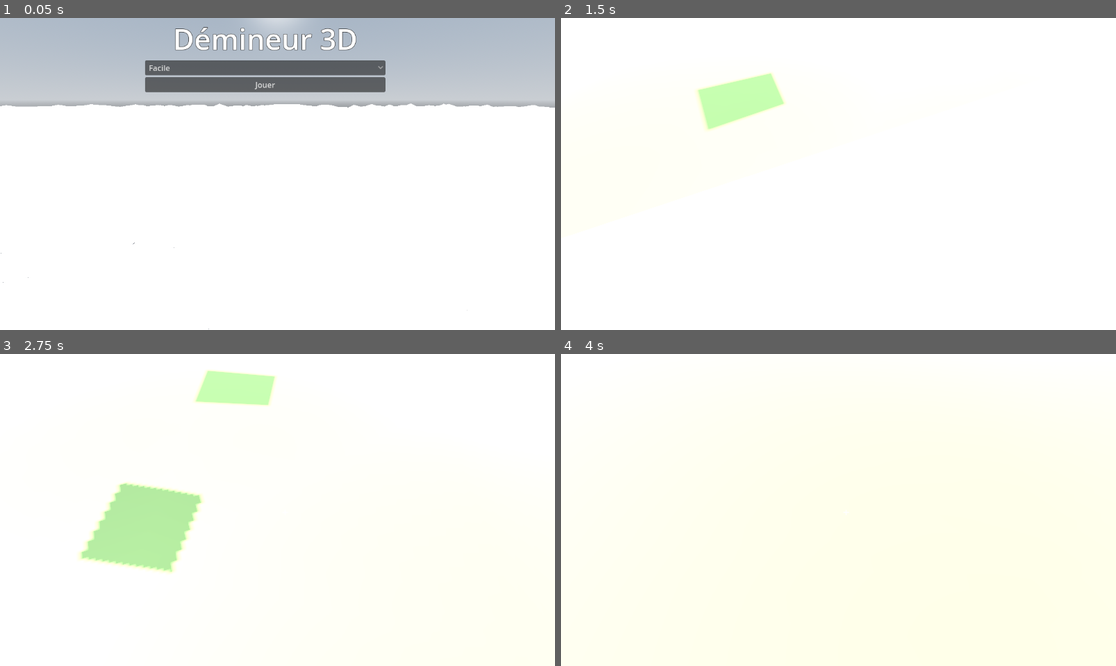
Above: before the commit, frames 1-4 (two rows, left to right).
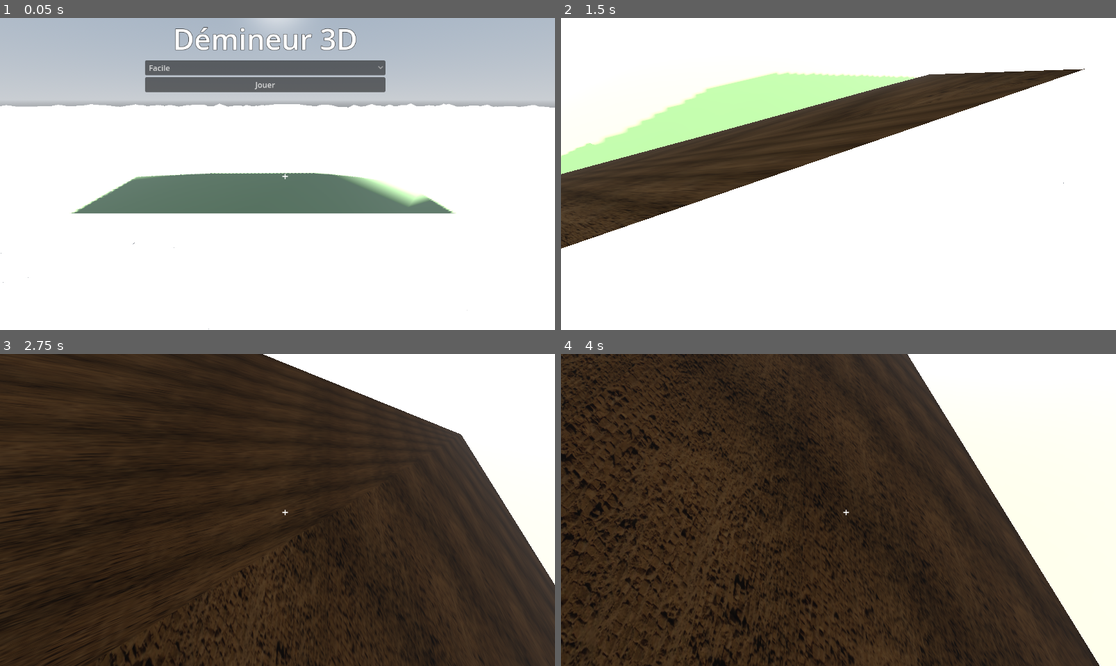
Above: after the commit, the same moments.

Repository: elebras1/Demineur3D
Game: Godot game, scene res://main_menu/main_menu.tscn
The game is run twice, just before and just after one commit, with the same random seed, the same clock (stepped at 60 frames per second) and the same inputs.
Inputs (mouse positions are in pixels of both pictures, inside the frame that each line leads up to):
- Up to frame 1 (0.05 s): no input
- Up to frame 2 (1.5 s): click "Jouer" at 0.5 s; tap Enter at 1.25 s; move the mouse to (866, 174) at 1.27 s; hold D from 1.28 s (still down); hold Z from 1.28 s (still down); click (866, 174) at 1.42 s
- Up to frame 3 (2.75 s): tap Space at 1.52, 2.27 s; move the mouse to (249, 510) at 2.02 s; release D at 2.03 s; release Z at 2.03 s; hold S from 2.03 s (still down); tap Q at 2.1 s
- Up to frame 4 (4 s): move the mouse to (849, 503) at 2.77 s; release S at 2.78 s; hold Z 2.78-3.53 s; hold D from 2.78 s (still down); move the mouse to (832, 516) at 3.52 s; tap Q at 3.6 s; click (832, 516) at 3.67 s; tap Space at 3.77 s

The runs differ from the first frame. In frame 1, 7.1% of the frame differs, in the area x 12-83%, y 49-63%; in frame 2, 20%; in frame 3, 87%, in the area x 0-100%, y 0-100%; in frame 4, 80%.

Commit message:
feat pyramide

Diff:
--- a/checkerboard.gd
+++ b/checkerboard.gd
@@ -11,8 +11,11 @@
 var board: Array = []
 var is_first_click: bool = true
 var is_generating: bool = false
+var pyramid: Pyramid
 
 func _ready():
+	pyramid = Pyramid.new()
+	pyramid.create(grid_width, grid_height, cell_size, self)
 	await generate_empty_grid_3d()
 	print("Grille prête - Cliquez pour commencer !")
 
@@ -25,7 +28,7 @@
 			add_child(cell)
 			cell.position = Vector3(x * cell_size, 0, y * cell_size)
 
-			cell.grid_pos = Vector2i(x, y)  # Format (x, y)
+			cell.grid_pos = Vector2i(x, y)
 			cell.parent_grid = self
 			cell.is_dark = (x + y) % 2 == 1
 			cell.state = 0
@@ -48,25 +51,17 @@
 	var safe_radius = 1
 	var max_zero_ratio = 0.5
 
-	# CRITIQUE : Convertir (x, y) en (row, col)
-	# first_click.x = colonne, first_click.y = ligne
-	# Le générateur attend Vector2i(row, col)
 	var first_click_rowcol = Vector2i(first_click.y, first_click.x)
 
 	print("Conversion en (row, col) = (", first_click_rowcol.x, ", ", first_click_rowcol.y, ")")
 
-	# Génère le board
-	# use_solvable = false pour génération rapide garantissant un 0
-	# use_solvable = true pour grille garantie solvable (plus lent)
 	board = generator.create_board(grid_height, grid_width, num_mines, first_click_rowcol, safe_radius, max_zero_ratio, false)
 
-	# Vérifie qu'il n'y a pas de mine à la position cliquée
 	if board[first_click.y][first_click.x]["mine"]:
 		print("ERREUR : Mine détectée au premier clic !")
 	else:
 		print("OK : Pas de mine au premier clic")
 
-	# Met à jour toutes les cellules avec les vraies valeurs
 	for y in range(grid_height):
 		for x in range(grid_width):
 			var cell = grid[y][x]
@@ -80,11 +75,9 @@
 	is_first_click = false
 	print("Board généré ! Révélation de la première case...")
 
-	# Révèle automatiquement la case cliquée
 	var clicked_cell = grid[first_click.y][first_click.x]
 	clicked_cell.reveal()
 
-# Appelé par les cellules lors d'un clic
 func on_cell_clicked(cell: Cell):
 	if is_generating:
 		return
@@ -94,14 +87,12 @@
 	else:
 		cell.reveal()
 
-# Appelé par les cellules lors d'un clic droit
 func on_cell_right_clicked(cell: Cell):
 	if is_first_click or is_generating:
 		return
 
 	cell.toggle_flag()
 
-# Met à jour seulement les cellules spécifiées
 func update_specific_cells(changed_cells: Array):
 	for pos in changed_cells:
 		var x = pos.x
--- /dev/null
+++ b/pyramid.gd
@@ -0,0 +1,148 @@
+extends Node3D
+
+class_name Pyramid
+
+var pyramid_mesh: MeshInstance3D
+var pyramid_body: StaticBody3D
+var pyramid_height: float
+
+func create(grid_width: int, grid_height: int, cell_size: float, parent: Node3D):
+	var static_body = StaticBody3D.new()
+	parent.add_child(static_body)
+	pyramid_body = static_body
+
+	var mesh_instance = MeshInstance3D.new()
+	static_body.add_child(mesh_instance)
+
+	var top_width = grid_width * cell_size
+	var top_depth = grid_height * cell_size
+
+	var base_multiplier = 7.0
+	var base_width = top_width * base_multiplier
+	var base_depth = top_depth * base_multiplier
+
+	var horizontal_distance = (base_width - top_width) / 2.0
+	pyramid_height = horizontal_distance * 0.65
+
+	var surface_tool = SurfaceTool.new()
+	surface_tool.begin(Mesh.PRIMITIVE_TRIANGLES)
+
+	# Sommets de la tête plate (en haut)
+	var top_positions = [
+		Vector3(-0.5, 0, -0.5),
+		Vector3(top_width -0.5, 0, -0.5),
+		Vector3(top_width -0.5, 0, top_depth + -0.5),
+		Vector3(-0.5, 0, top_depth + -0.5)
+	]
+
+	# Sommets de la base (en bas)
+	var base_offset_x = (base_width - top_width) / 2.0
+	var base_offset_z = (base_depth - top_depth) / 2.0
+	var base_positions = [
+		Vector3(-base_offset_x, -pyramid_height, -base_offset_z),
+		Vector3(top_width + base_offset_x, -pyramid_height, -base_offset_z),
+		Vector3(top_width + base_offset_x, -pyramid_height, top_depth + base_offset_z),
+		Vector3(-base_offset_x, -pyramid_height, top_depth + base_offset_z)
+	]
+
+	# Face avant
+	add_quad(surface_tool, base_positions[0], base_positions[1], top_positions[1], top_positions[0])
+
+	# Face droite
+	add_quad(surface_tool, base_positions[1], base_positions[2], top_positions[2], top_positions[1])
+
+	# Face arrière
+	add_quad(surface_tool, base_positions[2], base_positions[3], top_positions[3], top_positions[2])
+
+	# Face gauche
+	add_quad(surface_tool, base_positions[3], base_positions[0], top_positions[0], top_positions[3])
+
+	# Face du bas
+	add_quad(surface_tool, base_positions[3], base_positions[2], base_positions[1], base_positions[0])
+
+	var mesh = surface_tool.commit()
+	mesh_instance.mesh = mesh
+
+	# Charger et appliquer la texture
+	var texture = load("res://pyramide.png")
+
+	# Matériau pour la pyramide avec texture
+	var material = StandardMaterial3D.new()
+	material.albedo_texture = texture
+	material.uv1_scale = Vector3(10.0, 10.0, 1.0)  # Répétition 10x
+	material.texture_filter = BaseMaterial3D.TEXTURE_FILTER_LINEAR_WITH_MIPMAPS
+	mesh_instance.material_override = material
+
+	pyramid_mesh = mesh_instance
+
+	# CRÉER LA COLLISION
+	create_collision(static_body, top_positions, base_positions, grid_width, grid_height, cell_size)
+
+# Crée les CollisionShape pour la pyramide
+func create_collision(body: StaticBody3D, top_pos: Array, base_pos: Array, grid_width: int, grid_height: int, cell_size: float):
+	# Face du dessus (plate) - simple BoxShape
+	var top_collision = CollisionShape3D.new()
+	var top_shape = BoxShape3D.new()
+	var top_width = grid_width * cell_size
+	var top_depth = grid_height * cell_size
+	top_shape.size = Vector3(top_width + 1.0, 0.2, top_depth + 1.0)
+	top_collision.shape = top_shape
+	top_collision.position = Vector3(top_width / 2.0 - 0.5, 0.1, top_depth / 2.0 - 0.5)
+	body.add_child(top_collision)
+
+	# Pour les faces inclinées, utiliser des ConvexPolygonShape
+	# Face avant
+	add_face_collision(body, [base_pos[0], base_pos[1], top_pos[1], top_pos[0]])
+
+	# Face droite
+	add_face_collision(body, [base_pos[1], base_pos[2], top_pos[2], top_pos[1]])
+
+	# Face arrière
+	add_face_collision(body, [base_pos[2], base_pos[3], top_pos[3], top_pos[2]])
+
+	# Face gauche
+	add_face_collision(body, [base_pos[3], base_pos[0], top_pos[0], top_pos[3]])
+
+# Ajoute une collision pour une face de la pyramide
+func add_face_collision(body: StaticBody3D, vertices: Array):
+	var collision = CollisionShape3D.new()
+	var shape = ConvexPolygonShape3D.new()
+
+	# Convertir Array en PackedVector3Array
+	var points = PackedVector3Array()
+	for v in vertices:
+		points.append(v)
+
+	shape.points = points
+	collision.shape = shape
+	body.add_child(collision)
+
+# Fonction helper pour ajouter un quad (2 triangles) avec UVs
+func add_quad(st: SurfaceTool, v1: Vector3, v2: Vector3, v3: Vector3, v4: Vector3):
+	var normal = (v2 - v1).cross(v3 - v1).normalized()
+
+	# Triangle 1
+	st.set_normal(normal)
+	st.set_uv(Vector2(0, 0))
+	st.add_vertex(v1)
+
+	st.set_normal(normal)
+	st.set_uv(Vector2(1, 0))
+	st.add_vertex(v2)
+
+	st.set_normal(normal)
+	st.set_uv(Vector2(1, 1))
+	st.add_vertex(v3)
+
+	# Triangle 2
+	st.set_normal(normal)
+	st.set_uv(Vector2(0, 0))
+	st.add_vertex(v1)
+
+	st.set_normal(normal)
+	st.set_uv(Vector2(1, 1))
+	st.add_vertex(v3)
+
+	st.set_normal(normal)
+	st.set_uv(Vector2(0, 1))
+	st.add_vertex(v4)
Not shown, added: Label.gd.uid
Not shown, added: pyramid.gd.uid
Not shown, added: pyramide.png.import
